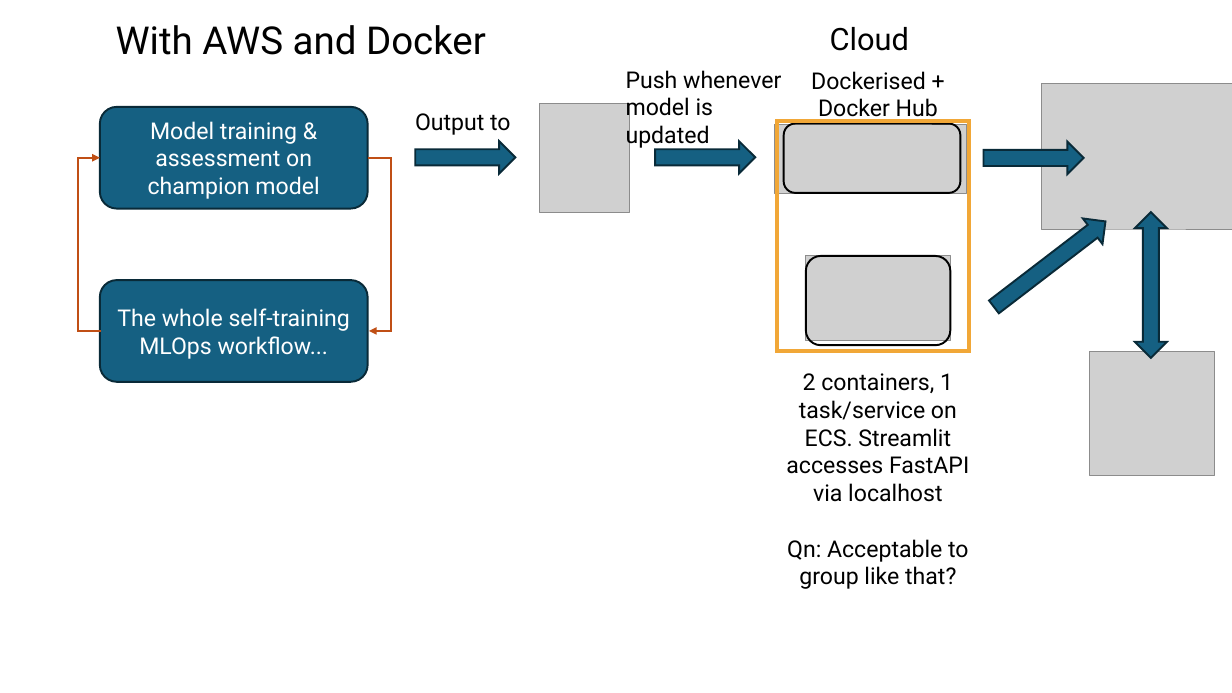
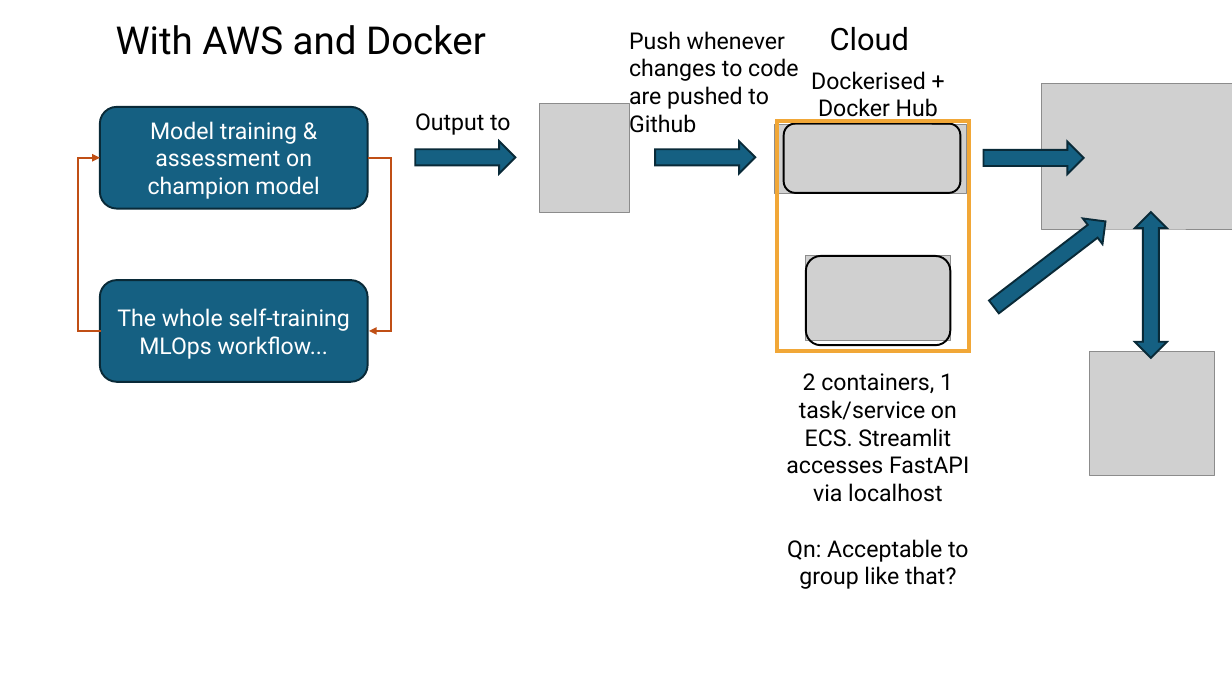
Before and after one commit to ziyu-toh/hdb-resale-prediction, a slide deck: slide 4 of docs/Architecture Overview.pptx. Drawn at 1232x693 pixels with LibreOffice and Linux fonts; fonts in the diff are those of the drawing; grey boxes stand for pictures. Boxes give left, top, right and bottom in pixels: in the first picture for what was removed or moved away, otherwise in the second. Text is boxed around its words. In the diff, an @@ line names an element or a change of style, - is before the commit and + after.

```diff
--- a/docs/Architecture Overview.pptx
+++ b/docs/Architecture Overview.pptx
@@ text at bbox=[629, 31, 798, 137]: text changed @@
-Push whenever model is updated
+Push whenever changes to code are pushed to Github
```
Also in this commit, not shown: 2 other slides changed, 1 slide added, 2 other files.
